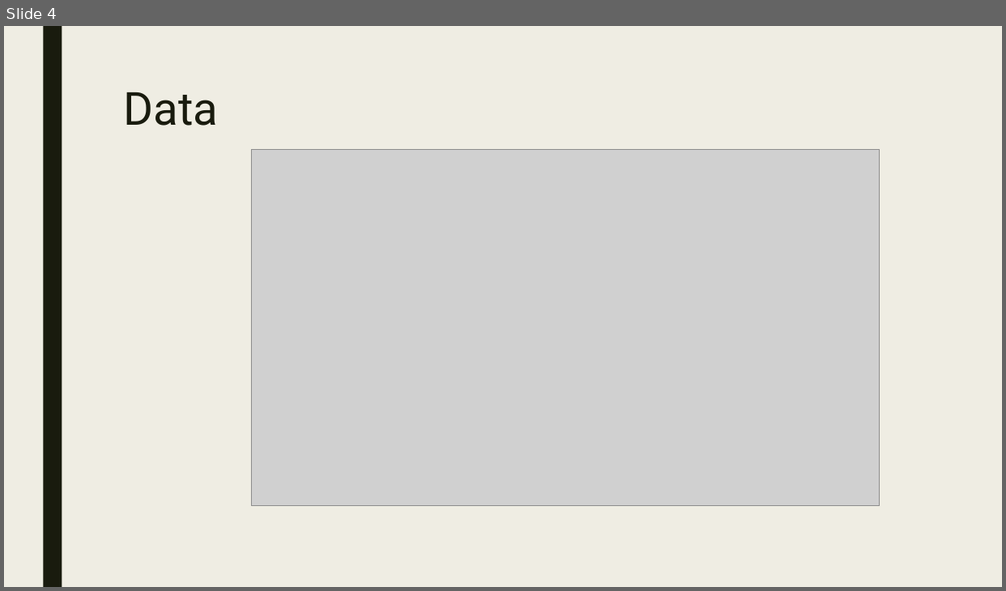
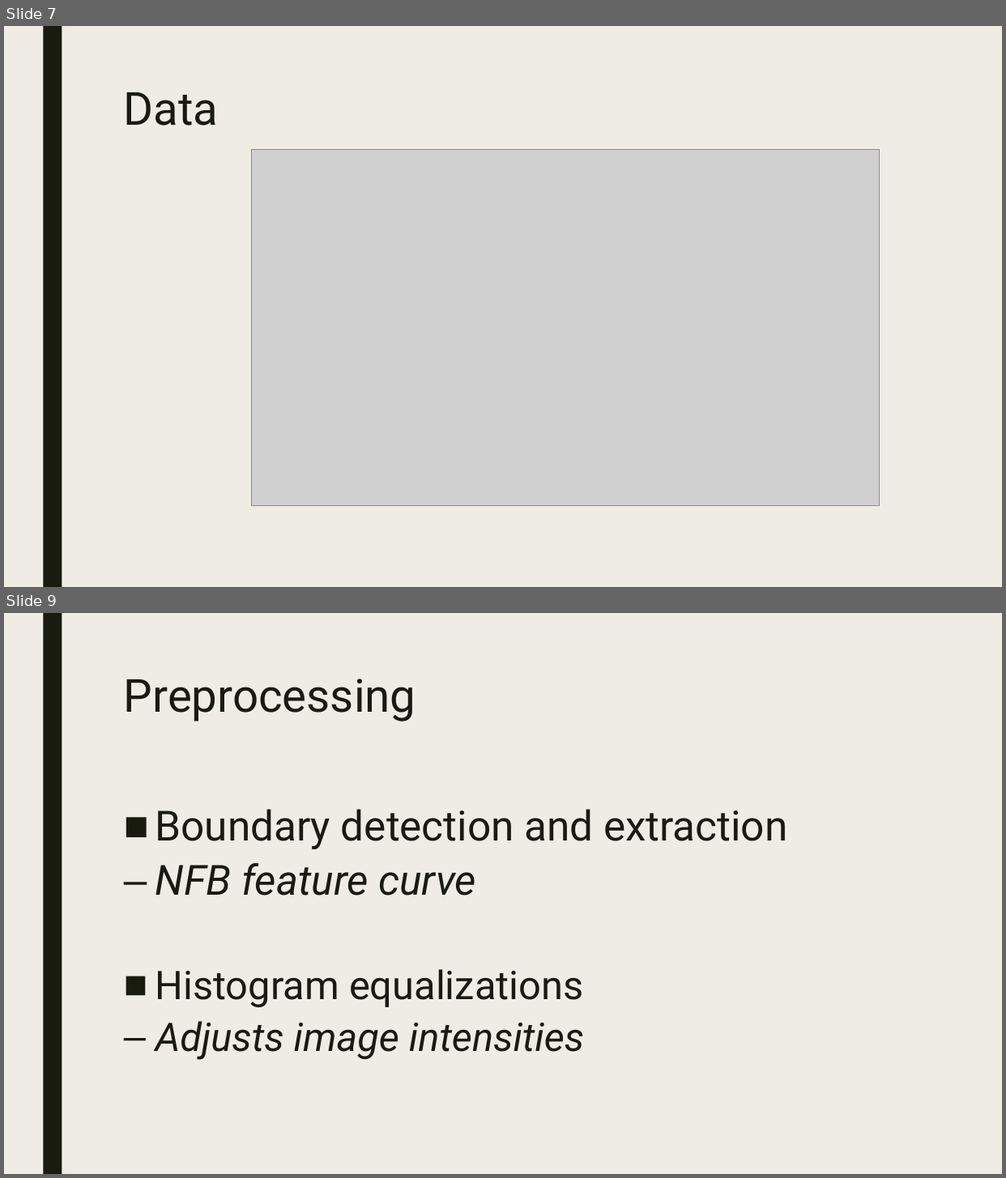
Before and after one commit to keerats7/Research, a slide deck: ProgressReport.pptx. Shown one above the other, each under a label of ours: slide 4 before the commit, slides 7 and 9 after it; the slides between them are not shown. The pictures are 1006x591 and 1006x1178 pixels, drawn with LibreOffice and Linux fonts; fonts in the diff are those of the drawing; grey boxes stand for pictures. Boxes give left, top, right and bottom in pixels: in the first picture for what was removed or moved away, otherwise in the second. Text is boxed around its words. In the diff, an @@ line names an element or a change of style, - is before the commit and + after.

```diff
--- a/ProgressReport.pptx
+++ b/ProgressReport.pptx
@@ slide 9 added at [4,613,1002,1174], background #EFEDE3; not listed: 1 template element that a slide beside it also shows @@
@@ title added at [124,679,416,722], 44 pt, text #191B0E @@
+Preprocessing
@@ text added at [155,809,787,1060], 40 pt, text #191B0E @@
+■ Boundary detection and extraction
+  – NFB feature curve
+    ■ Histogram equalizations
+      – Adjusts image intensities
@@ what was slide 4 is now slide 7 @@
```
Also in this commit, not shown: 1 slide changed, 6 other slides added, 2 slides removed.
